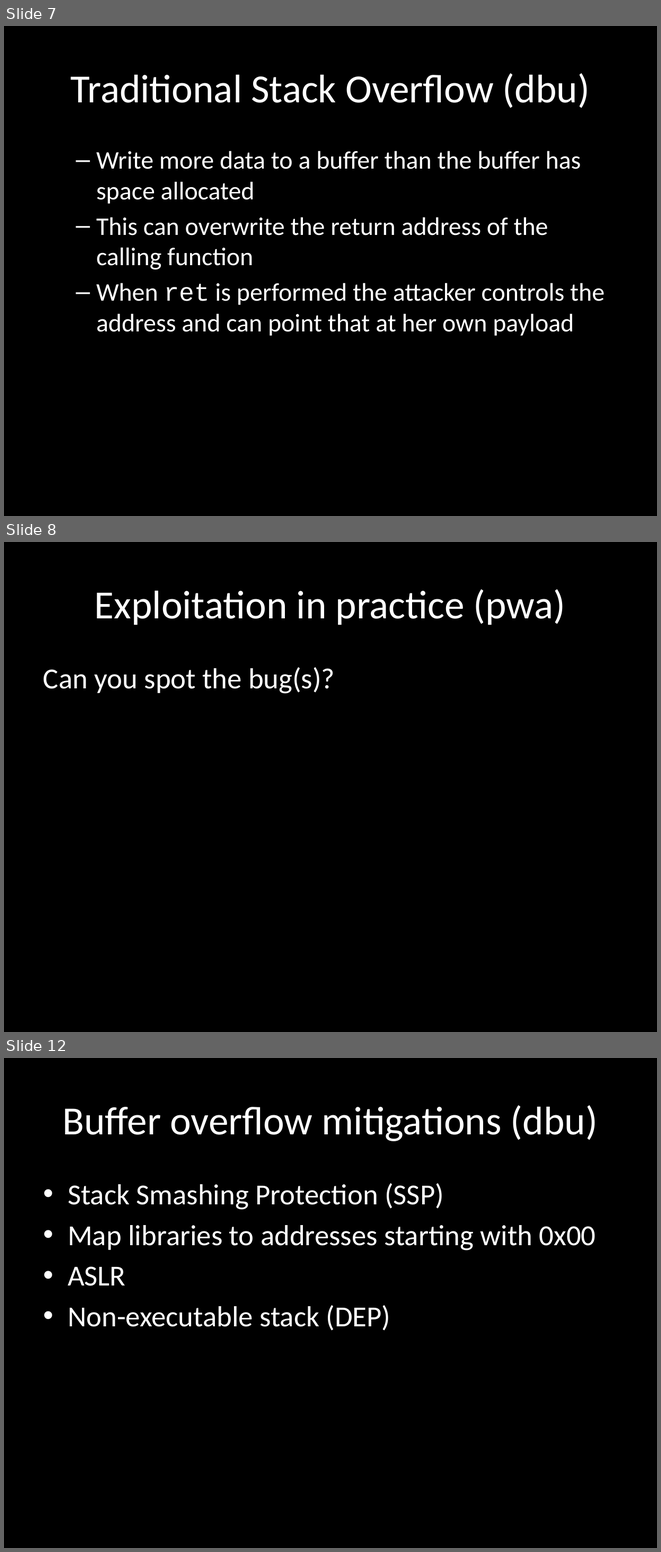
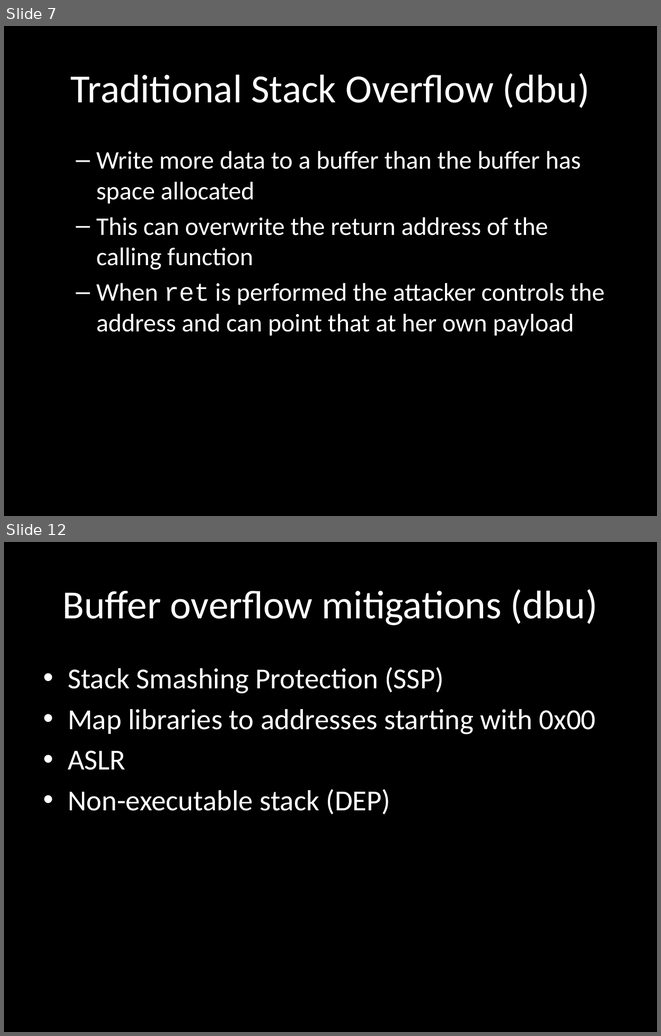
Before and after one commit to wuurrd/techzonepresentation, a slide deck: presentation.pptx. Shown one above the other, each under a label of ours: slides 7, 8 and 12 before the commit, slides 7 and 12 after it; the slides between them are not shown. The pictures are 661x1552 and 661x1036 pixels, drawn with LibreOffice and Linux fonts; fonts in the diff are those of the drawing. Boxes give left, top, right and bottom in pixels: in the first picture for what was removed or moved away, otherwise in the second. Text is boxed around its words. In the diff, an @@ line names an element or a change of style, - is before the commit and + after.

```diff
--- a/presentation.pptx
+++ b/presentation.pptx
@@ slide 8 removed at (4, 542, 657, 1032), background #000000 @@
@@ title removed at (95, 589, 566, 625) @@
-Exploitation in practice (pwa)
@@ text removed at (43, 667, 335, 694) @@
-Can you spot the bug(s)?
```
Also in this commit, not shown: 2 slides changed, 13 slides added, 4 other slides removed.
